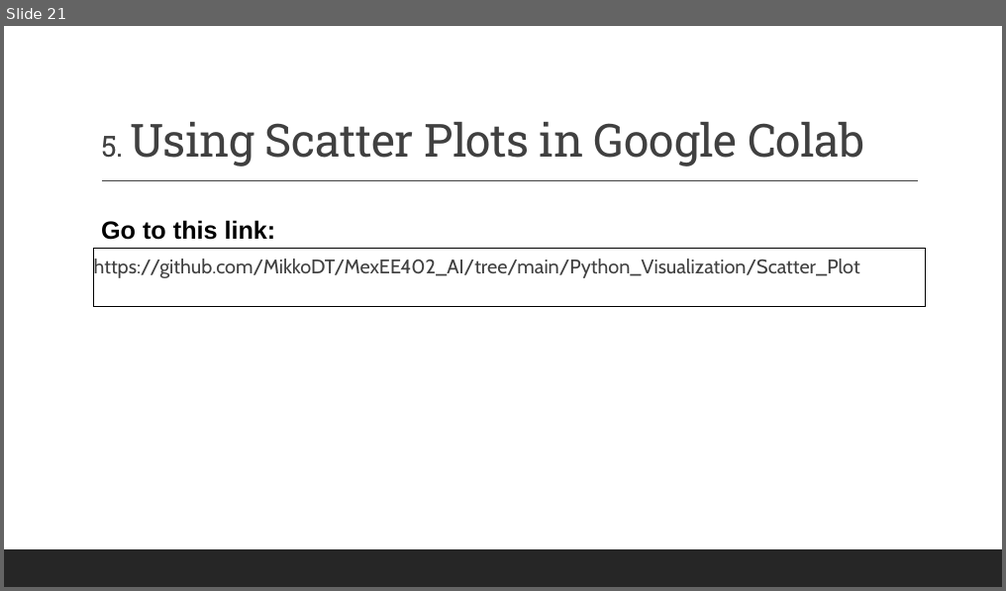
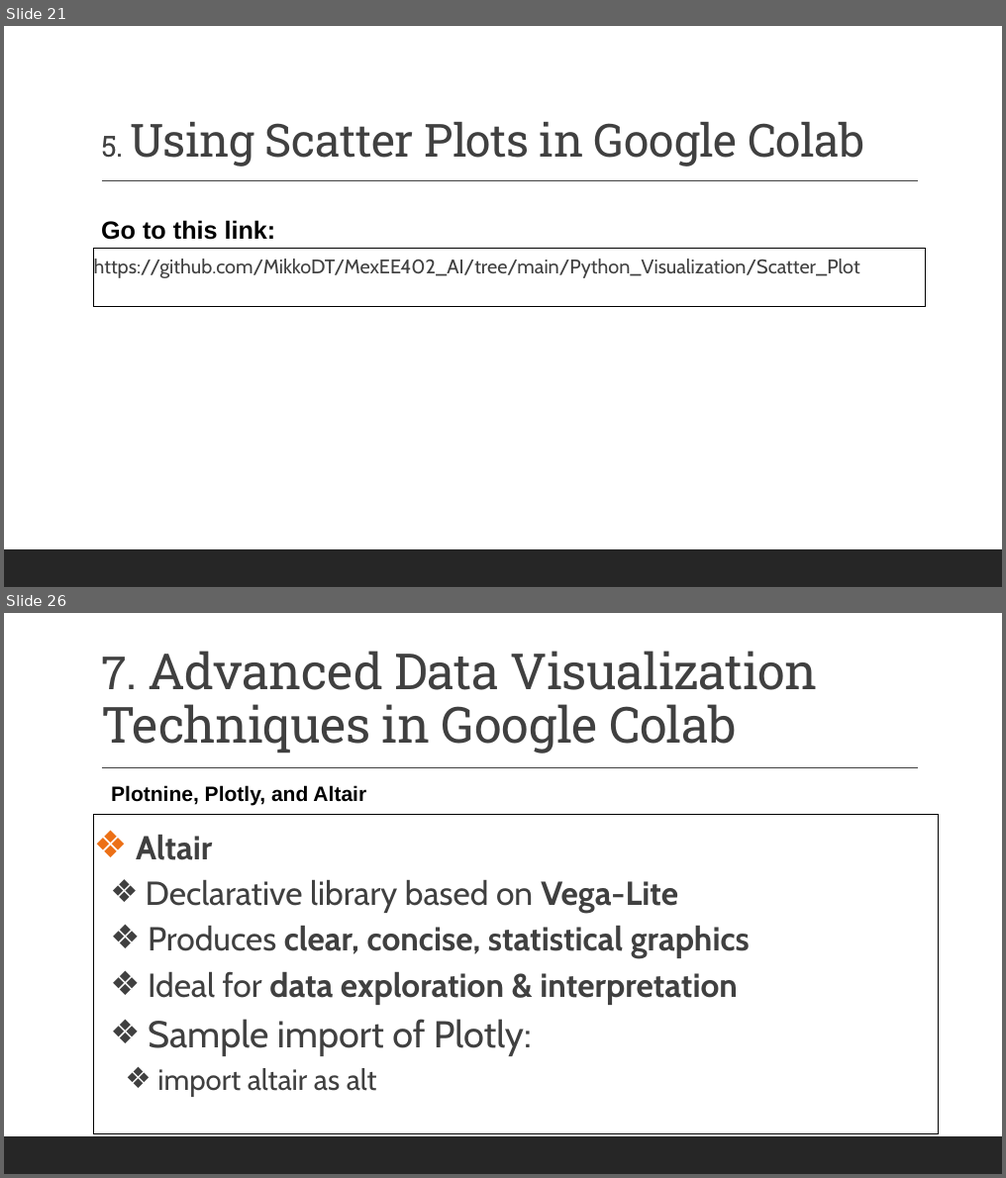
Before and after one commit to MikkoDT/MexEE402_AI, a slide deck: Lectures/II_Data_Visualization_with_Python.pptx. Shown one above the other, each under a label of ours: slide 21 before the commit, slides 21 and 26 after it; the slides between them are not shown. The pictures are 1006x591 and 1006x1178 pixels, drawn with LibreOffice and Linux fonts; fonts in the diff are those of the drawing. Boxes give left, top, right and bottom in pixels: in the first picture for what was removed or moved away, otherwise in the second. Text is boxed around its words. In the diff, an @@ line names an element or a change of style, - is before the commit and + after.

```diff
--- a/Lectures/II_Data_Visualization_with_Python.pptx
+++ b/Lectures/II_Data_Visualization_with_Python.pptx
@@ slide 26 added at [4,613,1002,1174], background #FFFFFF; not listed: 2 template elements that a slide beside it also shows @@
@@ title added at [101,651,818,754], 48 pt, text #404040 @@
+7. Advanced Data Visualization Techniques in Google Colab
@@ text added at [111,785,366,805], 20 pt, text #000000, bold @@
+Plotnine, Plotly, and Altair
@@ rectangle added at [94,814,938,1134], outline #000000 0.75 pt, 32 pt, text #404040 @@
+❖ Altair
+  ❖ Declarative library based on Vega-Lite
+  ❖ Produces clear, concise, statistical graphics
+  ❖ Ideal for data exploration & interpretation
+  ❖ Sample import of Plotly:
+    ❖ import altair as alt
```
Also in this commit, not shown: 10 other slides added, 7 other files.
